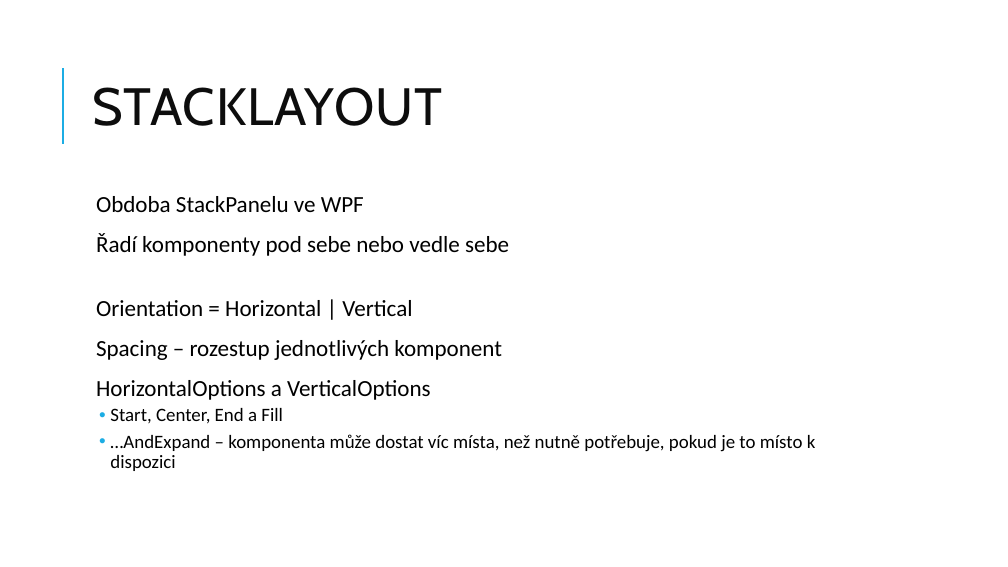
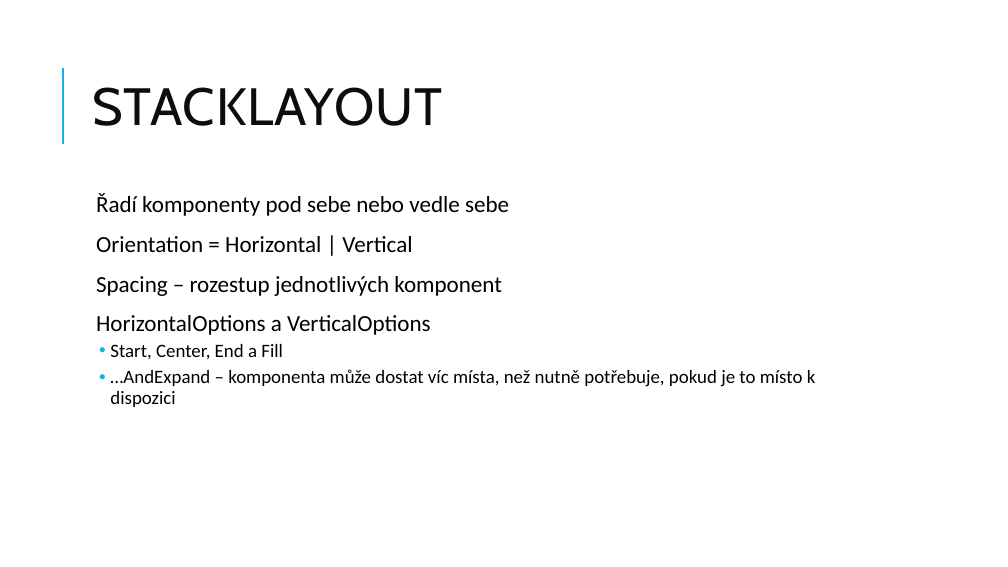
Before and after one commit to jasho/pv239-maui, a slide deck: slide 6 of 02_Design/PV239-Xamarin-02_Design.pptx (slide 8 before the commit). Drawn at 1008x567 pixels with LibreOffice and Linux fonts; fonts in the diff are those of the drawing. Boxes give left, top, right and bottom in pixels: in the first picture for what was removed or moved away, otherwise in the second. Text is boxed around its words. In the diff, an @@ line names an element or a change of style, - is before the commit and + after.

```diff
--- a/02_Design/PV239-Xamarin-02_Design.pptx
+++ b/02_Design/PV239-Xamarin-02_Design.pptx
@@ text at bbox=[96, 196, 364, 212]: paragraph removed @@
-  Obdoba StackPanelu ve WPF
```
Also in this commit, not shown: 8 other slides changed, 1 slide added, 2 slides removed.
